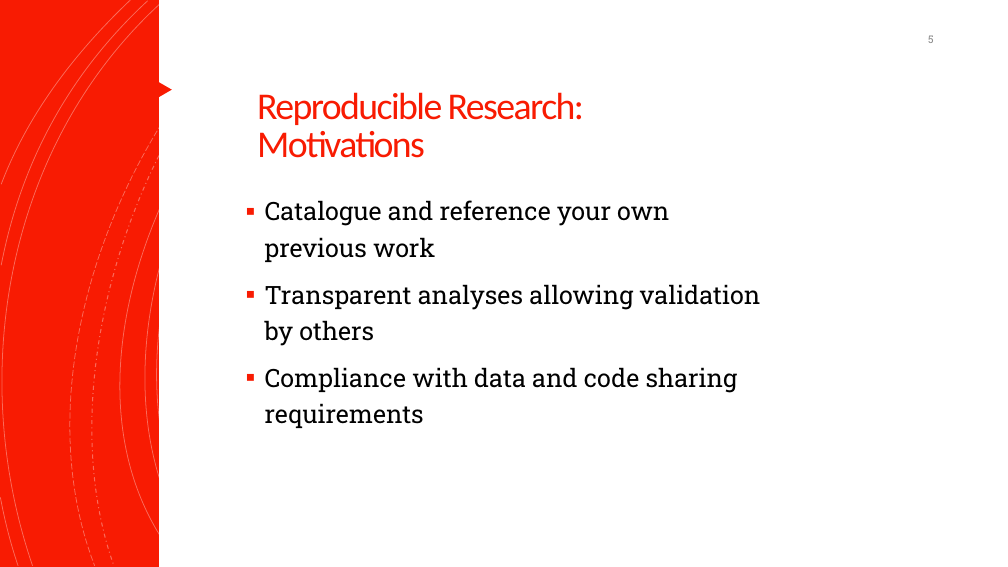
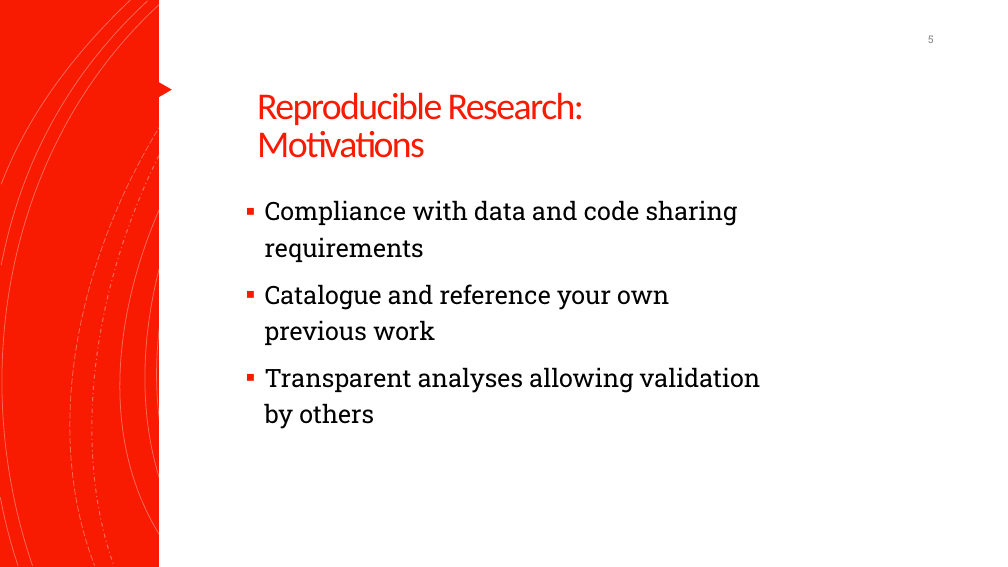
Before and after one commit to NeuroShepherd/R_Coding_Presentations, a slide deck: slide 5 of RStudio, Git, and Github/RStudio_Git_Github.pptx. Drawn at 1008x567 pixels with LibreOffice and Linux fonts; fonts in the diff are those of the drawing. Boxes give left, top, right and bottom in pixels: in the first picture for what was removed or moved away, otherwise in the second. Text is boxed around its words. In the diff, an @@ line names an element or a change of style, - is before the commit and + after.

Commit message:
Minor edits to Git/GitHub presentation

```diff
--- a/RStudio, Git, and Github/RStudio_Git_Github.pptx
+++ b/RStudio, Git, and Github/RStudio_Git_Github.pptx
@@ text at bbox=[265, 200, 738, 262]: paragraph added @@
+▪ Compliance with data and code sharing requirements
@@ text at bbox=[265, 367, 738, 428]: paragraph removed @@
-▪ Compliance with data and code sharing requirements
```
Also in this commit, not shown: 9 other slides changed, 1 other file.
